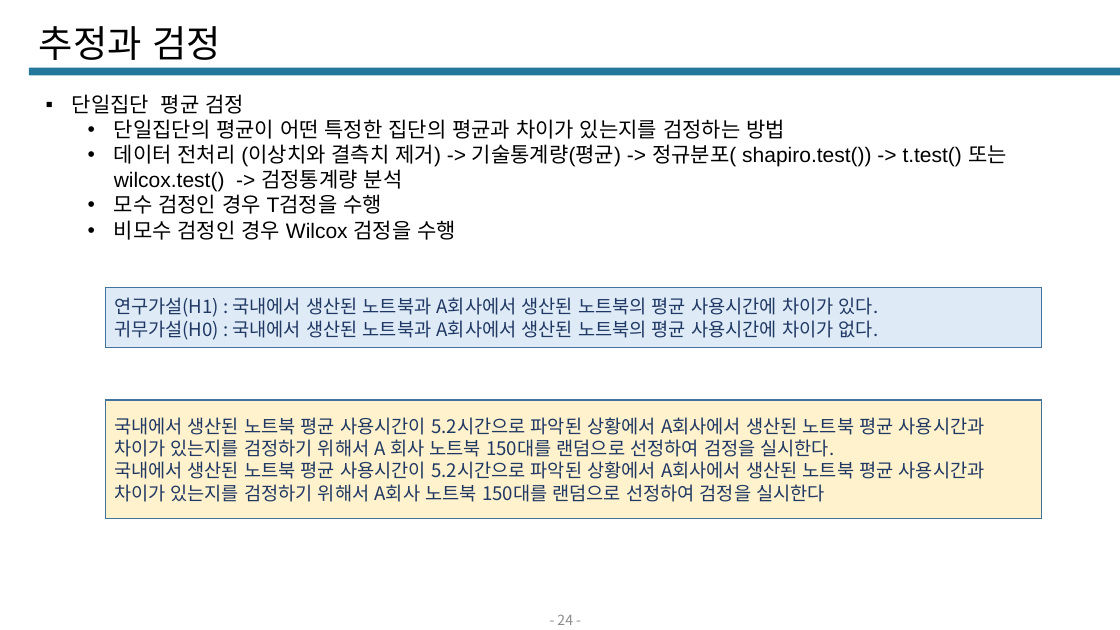
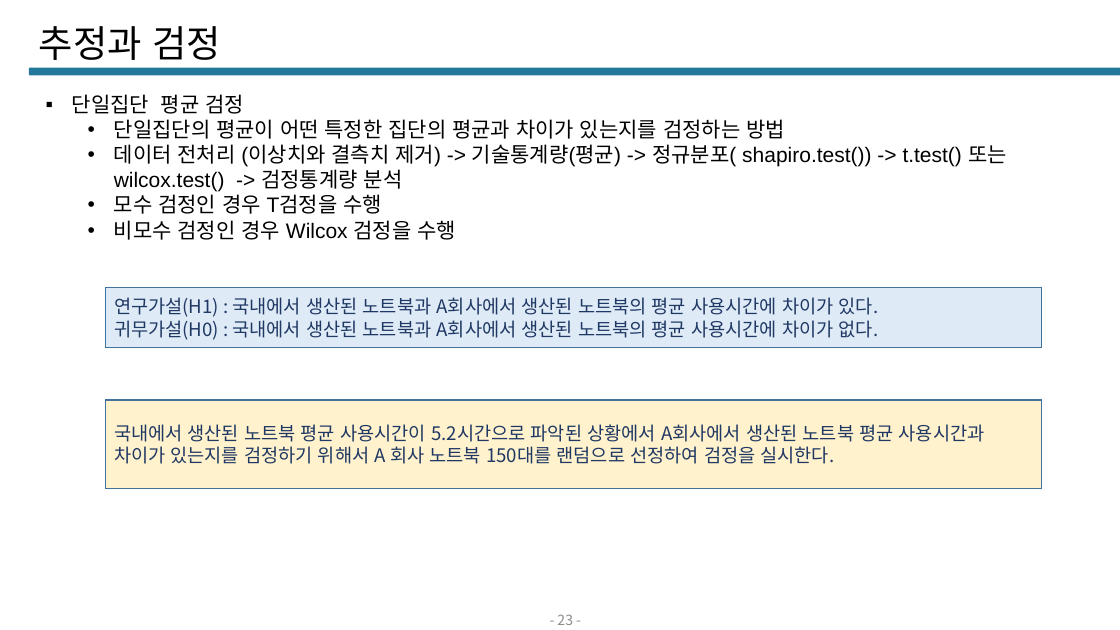
Before and after one commit to Q3333/TIL, a slide deck: slide 23 of BigData/통계/통계v3.pptx (slide 24 before the commit). Drawn at 1120x630 pixels with LibreOffice and Linux fonts; fonts in the diff are those of the drawing. Boxes give left, top, right and bottom in pixels: in the first picture for what was removed or moved away, otherwise in the second. Text is boxed around its words. In the diff, an @@ line names an element or a change of style, - is before the commit and + after.

```diff
--- a/BigData/통계/통계v3.pptx
+++ b/BigData/통계/통계v3.pptx
@@ rectangle "국내에서 생산된 노트북 평균 사용시간이 ...": place and size @@
-rectangle "국내에서 생산된 노트북 평균 사용시간이 ..." at (106, 400, 1042, 518)
+rectangle "국내에서 생산된 노트북 평균 사용시간이 ..." at (106, 400, 1042, 488)
@@ text in rectangle at (114, 424, 985, 464): text changed @@
-국내에서 생산된 노트북 평균 사용시간이 5.2시간으로 파악된 상황에서 A회사에서 생산된 노트북 평균 사용시간과 차이가 있는지를 검정하기 위해서 A 회사 노트북 150대를 랜덤으로 선정하여 검정을 실시한다.
-국내에서 생산된 노트북 평균 사용시간이 5.2시간으로 파악된 상황에서 A회사에서 생산된 노트북 평균 사용시간과 차이가 있는지를 검정하기 위해서 A회사 노트북 150대를 랜덤으로 선정하여 검정을 실시한다
+국내에서 생산된 노트북 평균 사용시간이 5.2시간으로 파악된 상황에서 A회사에서 생산된 노트북 평균 사용시간과 차이가 있는지를 검정하기 위해서 A 회사 노트북 150대를 랜덤으로 선정하여 검정을 실시한다.
@@ page number at (557, 615, 573, 625): text changed @@
-- 24 -
+- 23 -
```
Also in this commit, not shown: 12 other slides changed, 43 slides added, 1 slide removed, 55 other files.
